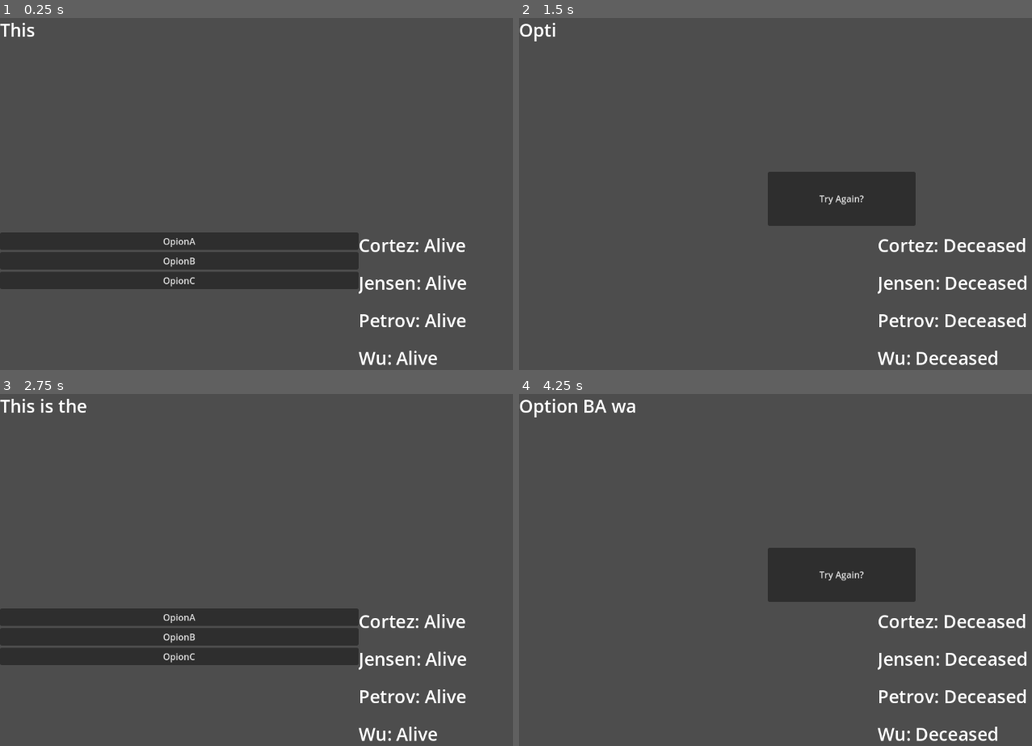
Above: before the commit, frames 1-4 (two rows, left to right).
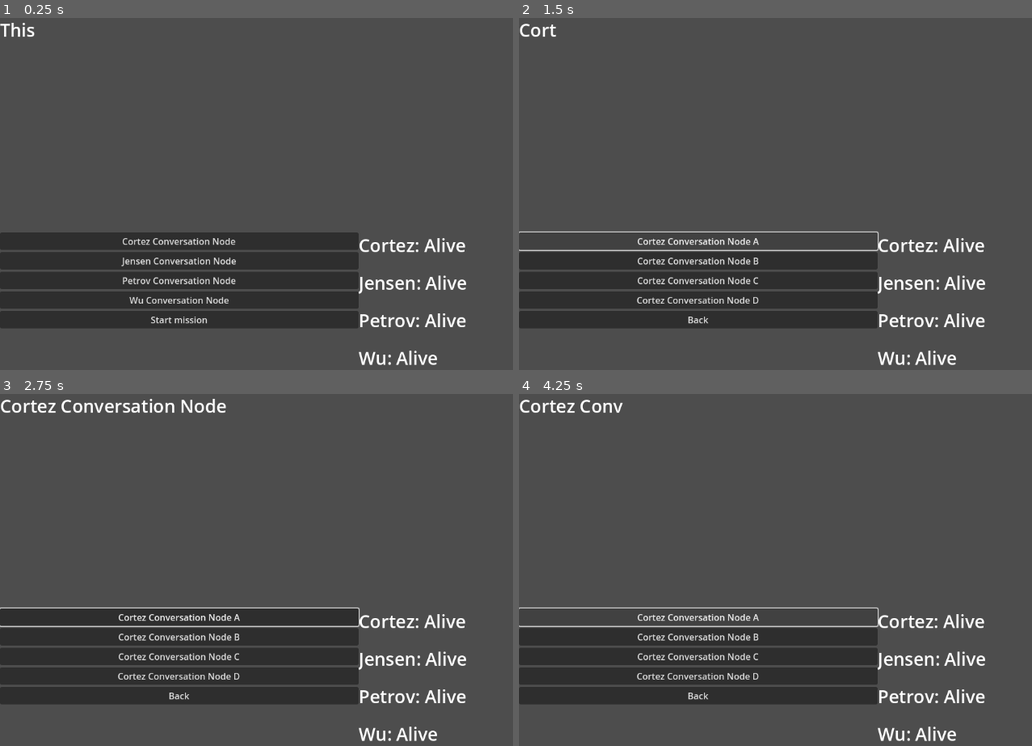
Above: after the commit, the same moments.

Repository: AndreiBondad/brass-game-project
Game: Godot game, scene res://scenes/main_game_scene.tscn
The game is run twice, just before and just after one commit, with the same random seed, the same clock (stepped at 60 frames per second) and the same inputs.
Inputs (mouse positions are in pixels of both pictures, inside the frame that each line leads up to):
- Up to frame 1 (0.25 s): no input
- Up to frame 2 (1.5 s): click "OpionC" (after the commit: "Start mission") at 0.5 s; click "OpionCA" (after the commit: "Cortez Conversation Node A") at 1.25 s
- Up to frame 3 (2.75 s): click (323, 573) at 2 s, where only the run before the commit has a clickable "Try Again?"
- Up to frame 4 (4.25 s): click "OpionB" (after the commit: "Cortez Conversation Node B") at 2.75 s; click "OpionBA" (after the commit: "Cortez Conversation Node A") at 3.5 s

The runs differ from the first frame. In frame 1, 7.4% of the frame differs, in the area x 0-70%, y 62-89%; in frame 2, 20%; in frame 3, 8.8%; in frame 4, 20%, in the area x 0-99%, y 1-99%.

Commit message:
created conversation nodes

Diff:
--- a/scripts/main_text_script.gd
+++ b/scripts/main_text_script.gd
@@ -60,11 +60,11 @@
 	var cortezConversationNode = TextNode.new("Cortez Conversation Node Hub")
 	cortezConversationNode.set_choice_text("Cortez Conversation Node")
 	cortezConversationNode.isConversationNode = true
-	var cortezNodeA = TextNode.new("Conversation Node A")
-	cortezNodeA.set_choice_text("Conversation Node A")
+	var cortezNodeA = TextNode.new("Cortez Conversation Node A")
+	cortezNodeA.set_choice_text("Cortez Conversation Node A")
 	cortezNodeA.isConversationNode = true
-	var cortezNodeB = TextNode.new("Conversation Node B")
-	cortezNodeB.set_choice_text("Conversation Node B")
+	var cortezNodeB = TextNode.new("Cortez Conversation Node B")
+	cortezNodeB.set_choice_text("Cortez Conversation Node B")
 	cortezNodeB.isConversationNode = true
 	var cortezNodeC = TextNode.new("Cortez Conversation Node C")
 	cortezNodeC.set_choice_text("Cortez Conversation Node C")
@@ -72,6 +72,11 @@
 	var cortezNodeD = TextNode.new("Cortez Conversation Node D")
 	cortezNodeD.set_choice_text("Cortez Conversation Node D")
 	cortezNodeD.isConversationNode = true
+	cortezConversationNode.set_conversation_options(cortezNodeA, cortezNodeB, cortezNodeC, cortezNodeD, conversationNodeHub)
+	cortezNodeA.set_conversation_options(cortezNodeA, cortezNodeB, cortezNodeC, cortezNodeD, conversationNodeHub)
+	cortezNodeB.set_conversation_options(cortezNodeA, cortezNodeB, cortezNodeC, cortezNodeD, conversationNodeHub)
+	cortezNodeC.set_conversation_options(cortezNodeA, cortezNodeB, cortezNodeC, cortezNodeD, conversationNodeHub)
+	cortezNodeD.set_conversation_options(cortezNodeA, cortezNodeB, cortezNodeC, cortezNodeD, conversationNodeHub)
 
 	var jensenConversationNode = TextNode.new("Jensen Conversation Node Hub")
 	jensenConversationNode.set_choice_text("Jensen Conversation Node")
@@ -88,6 +93,11 @@
 	var jensenNodeD = TextNode.new("Jensen Conversation Node D")
 	jensenNodeD.set_choice_text("Jensen Conversation Node D")
 	jensenNodeD.isConversationNode = true
+	jensenConversationNode.set_conversation_options(cortezNodeA, cortezNodeB, cortezNodeC, cortezNodeD, conversationNodeHub)
+	jensenNodeA.set_conversation_options(cortezNodeA, cortezNodeB, cortezNodeC, cortezNodeD, conversationNodeHub)
+	jensenNodeB.set_conversation_options(cortezNodeA, cortezNodeB, cortezNodeC, cortezNodeD, conversationNodeHub)
+	jensenNodeC.set_conversation_options(cortezNodeA, cortezNodeB, cortezNodeC, cortezNodeD, conversationNodeHub)
+	jensenNodeD.set_conversation_options(cortezNodeA, cortezNodeB, cortezNodeC, cortezNodeD, conversationNodeHub)
 
 	var petrovConversationNode = TextNode.new("Petrov Conversation Node Hub")
 	petrovConversationNode.set_choice_text("Petrov Conversation Node")
@@ -104,6 +114,11 @@
 	var petrovNodeD = TextNode.new("Petrov Conversation Node D")
 	petrovNodeD.set_choice_text("Petrov Conversation Node D")
 	petrovNodeD.isConversationNode = true
+	petrovConversationNode.set_conversation_options(cortezNodeA, cortezNodeB, cortezNodeC, cortezNodeD, conversationNodeHub)
+	petrovNodeA.set_conversation_options(cortezNodeA, cortezNodeB, cortezNodeC, cortezNodeD, conversationNodeHub)
+	petrovNodeB.set_conversation_options(cortezNodeA, cortezNodeB, cortezNodeC, cortezNodeD, conversationNodeHub)
+	petrovNodeC.set_conversation_options(cortezNodeA, cortezNodeB, cortezNodeC, cortezNodeD, conversationNodeHub)
+	petrovNodeD.set_conversation_options(cortezNodeA, cortezNodeB, cortezNodeC, cortezNodeD, conversationNodeHub)
 
 	var wuConversationNode = TextNode.new("Wu Conversation Node Hub")
 	wuConversationNode.set_choice_text("Wu Conversation Node")
@@ -120,6 +135,11 @@
 	var wuNodeD = TextNode.new("Wu Conversation Node D")
 	wuNodeD.set_choice_text("Wu Conversation Node D")
 	wuNodeD.isConversationNode = true
+	wuConversationNode.set_conversation_options(cortezNodeA, cortezNodeB, cortezNodeC, cortezNodeD, conversationNodeHub)
+	wuNodeA.set_conversation_options(cortezNodeA, cortezNodeB, cortezNodeC, cortezNodeD, conversationNodeHub)
+	wuNodeB.set_conversation_options(cortezNodeA, cortezNodeB, cortezNodeC, cortezNodeD, conversationNodeHub)
+	wuNodeC.set_conversation_options(cortezNodeA, cortezNodeB, cortezNodeC, cortezNodeD, conversationNodeHub)
+	wuNodeD.set_conversation_options(cortezNodeA, cortezNodeB, cortezNodeC, cortezNodeD, conversationNodeHub)
 
 	var nodeA = TextNode.new("Option A was chosen")
 	nodeA.set_choice_text("OpionA")
@@ -162,9 +182,10 @@
 	nodeCC.set_soldier_statuses("Deceased", "Deceased", "Deceased", "Deceased")
 
 	startingNode = TextNode.new("This is the opening text")
-	currentNode = startingNode
+	startingNode.choiceText = "Start mission"
 	startingNode.set_options(nodeA, nodeB, nodeC)
 
+	conversationNodeHub.set_conversation_options(cortezConversationNode, jensenConversationNode, petrovConversationNode, wuConversationNode, startingNode)
 	nodeA.set_options(nodeAA, nodeAB, nodeAC)
 	nodeB.set_options(nodeBA, nodeBB, nodeBC)
 	nodeC.set_options(nodeCA, nodeCB, nodeCC)
@@ -172,6 +193,8 @@
 	nodeB.set_game_over_status(true, true, true)
 	nodeC.set_game_over_status(true, true, true)
 
+	currentNode = conversationNodeHub
+
 	status_update.emit()
 	choice_text_update.emit()
 
--- a/scripts/text_controller.gd
+++ b/scripts/text_controller.gd
@@ -26,7 +26,7 @@
 		$TextChoices/Choice2.text = $MainText.currentNode.optionList[1].choiceText
 		$TextChoices/Choice3.text = $MainText.currentNode.optionList[2].choiceText
 		$TextChoices/Choice4.text = $MainText.currentNode.optionList[3].choiceText
-		$TextChoices/Choice5.text = $MainText.currentNode.optionList[5].choiceText
+		$TextChoices/Choice5.text = $MainText.currentNode.optionList[4].choiceText
 	else:
 		$TextChoices/Choice4.disabled = true
 		$TextChoices/Choice4.visible = false
